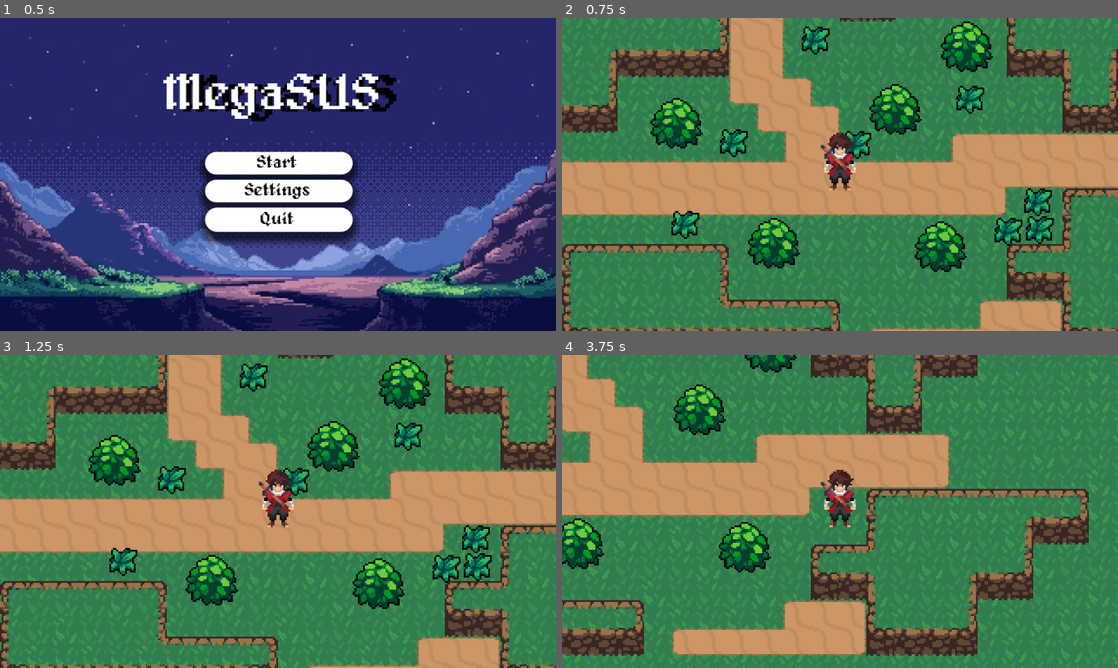
Above: before the commit, frames 1-4 (two rows, left to right).
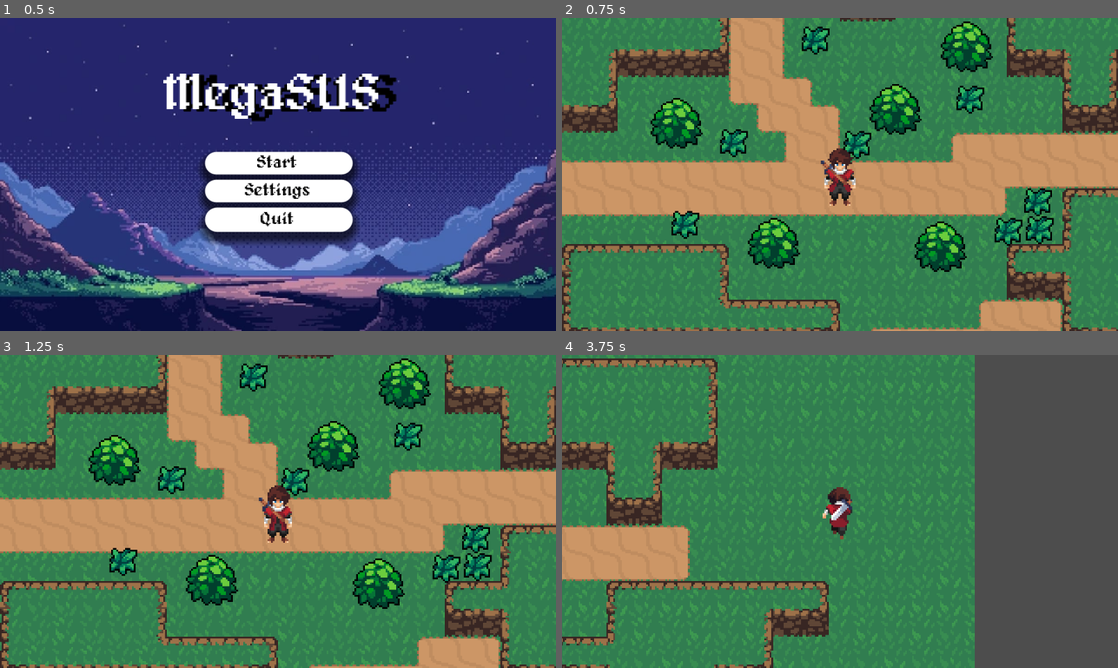
Above: after the commit, the same moments.

Repository: MisterBaiter/bobabobek
Game: Godot game, scene res://menu.tscn
The game is run twice, just before and just after one commit, with the same random seed, the same clock (stepped at 60 frames per second) and the same inputs.
Inputs (mouse positions are in pixels of both pictures, inside the frame that each line leads up to):
- Up to frame 1 (0.5 s): no input
- Up to frame 2 (0.75 s): click "Start" at 0.5 s
- Up to frame 3 (1.25 s): no input
- Up to frame 4 (3.75 s): move the mouse to (962, 495) at 1.27 s; hold Right (ui_right) 1.28-2.03 s; click (962, 495) at 1.35 s; move the mouse to (728, 527) at 2.02 s; hold Down (ui_down) 2.03-2.78 s; click (728, 527) at 2.1 s; move the mouse to (895, 442) at 2.77 s; hold Right (ui_right) 2.78-3.53 s; click (895, 442) at 2.85 s; move the mouse to (812, 574) at 3.52 s; hold Up (ui_up) from 3.53 s (still down); click (812, 574) at 3.6 s

Frame 1 is identical in both runs. In frame 2, 1.0% of the frame differs, in the area x 46-53%, y 36-60%; in frame 3, 1.0%; in frame 4, 68%, in the area x 0-100%, y 0-100%.

Commit message:
Animace postavy hotovo

Diff:
--- a/Player/srac.gd
+++ b/Player/srac.gd
@@ -1,54 +1,111 @@
 extends CharacterBody2D
 
-@export var speed = 130
-@onready var animationPlayer = $AnimationPlayer #Za předpokladu, že nemám AnimationTree??
-@onready var sprite = $Sprite2D
-var last_direction := "Down"
-var is_attacking := false
+@onready var animated_sprite = $AnimatedSprite2D
+
+#jména animací a možnosti animace
+enum Direction { DOWN, UP, LEFT, RIGHT }
+var current_direction: Direction = Direction.DOWN
+var is_moving: bool = false
+var is_attacking: bool = false
+
+var speed: int =  175
 var attack_cooldown := 0.3
 var attack_timer := 0.0
 
-func _onready():
+# při spuštění:
+func _ready():
 	$Camera2D.make_current()
+	setup_animations()
 
+func setup_animations():
+	# Vytvoří SpriteFrame jako jendotku
+	var sprite_frames = SpriteFrames.new()
+	sprite_frames.clear_all()
 
-func get_input():
-	if is_attacking:  # Lock movement during attack
-		return
-	var input_direction = Input.get_vector("ui_left", "ui_right", "ui_up", "ui_down")
+	#Vytvoření všech animačních možností pro IDLE
+	setup_directional_animation(sprite_frames, "idle_down", preload("res://Player/postava_nova/IDLE/idle_down.png"), 8, 0.5)
+	setup_directional_animation(sprite_frames, "idle_left", preload("res://Player/postava_nova/IDLE/idle_left.png"), 8, 0.5)
+	setup_directional_animation(sprite_frames, "idle_right", preload("res://Player/postava_nova/IDLE/idle_right.png"), 8, 0.5)
+	setup_directional_animation(sprite_frames, "idle_up", preload("res://Player/postava_nova/IDLE/idle_up.png"), 8, 0.5)
+
+	#Vytvoření všech animačních možností pro RUN
+	setup_directional_animation(sprite_frames, "run_down", preload("res://Player/postava_nova/RUN/run_down.png"), 8, 0.5)
+	setup_directional_animation(sprite_frames, "run_left", preload("res://Player/postava_nova/RUN/run_left.png"), 8, 0.5)
+	setup_directional_animation(sprite_frames, "run_right", preload("res://Player/postava_nova/RUN/run_right.png"), 8, 0.5)
+	setup_directional_animation(sprite_frames, "run_up", preload("res://Player/postava_nova/RUN/run_up.png"), 8, 0.5)
+
+	animated_sprite.sprite_frames = sprite_frames
+	animated_sprite.play("idle_down") #default animace idle down
+
+func setup_directional_animation(sprite_frames: SpriteFrames, anim_name: String, sprite_sheet: Texture2D, frame_count: int, frame_duration: float):
+	sprite_frames.add_animation(anim_name)
+
+	#počítání velikosti framů
+	var frame_width = sprite_sheet.get_width() / frame_count
+	var frame_height = sprite_sheet.get_height()
+
+	#  vytváření framů
+	for i in range(frame_count):
+		var atlas = AtlasTexture.new()
+		atlas.atlas = sprite_sheet
+		atlas.region = Rect2(i * frame_width, 0, frame_width, frame_height)
+		sprite_frames.add_frame(anim_name, atlas, frame_duration)
+
+func _physics_process(delta):
+	# Input směru
+	var input_direction = Vector2.ZERO
+	input_direction.x = Input.get_axis("ui_left", "ui_right")
+	input_direction.y = Input.get_axis("ui_up", "ui_down")
+
+	if input_direction.length() > 0:
+		input_direction = input_direction.normalized()
+
 	velocity = input_direction * speed
 
-# Play animations based on movement
-	if input_direction != Vector2.ZERO:
+	update_animation(input_direction)
+
+	# pohyb postavy
+	move_and_slide()
+
+func update_animation(input_direction: Vector2):
+	# Determine direction
+	var new_direction = current_direction
+	var new_is_moving = input_direction.length() > 0
+
+	if new_is_moving:
+		# Prioritize horizontal movement for left/right, otherwise use vertical
 		if abs(input_direction.x) > abs(input_direction.y):
-			if input_direction.x > 0:
-				animationPlayer.play("Run_Right")
-				last_direction = "Right"
-			else:
-				animationPlayer.play("Run_Left")
-				last_direction = "Left"
+			new_direction = Direction.RIGHT if input_direction.x > 0 else Direction.LEFT
 		else:
-			if input_direction.y > 0:
-				animationPlayer.play("Run_Down")
-				last_direction = "Down"
-			else:
-				animationPlayer.play("Run_Up")
-				last_direction = "Up"
+			new_direction = Direction.DOWN if input_direction.y > 0 else Direction.UP
+
+	# pokus se změní směr updatuje animaci
+	if new_direction != current_direction or new_is_moving != is_moving:
+		current_direction = new_direction
+		is_moving = new_is_moving
+		play_current_animation()
+
+func play_current_animation():
+	var animation_name = ""
+	var direction_name = ""
+
+	# Směr do stringu
+	match current_direction:
+		Direction.DOWN:
+			direction_name = "down"
+		Direction.UP:
+			direction_name = "up"
+		Direction.LEFT:
+			direction_name = "left"
+		Direction.RIGHT:
+			direction_name = "right"
+
+	# vybere animaci na základě směru a akce
+	if is_moving:
+		animation_name = "run_" + direction_name  # Changed from "walk_" to "run_" to match your animations
 	else:
-		animationPlayer.play("idle_" + last_direction)
+		animation_name = "idle_" + direction_name
 
- # Attack input
-	if Input.is_action_just_pressed("ui_attack"):  # Add this action in Project Settings
-		is_attacking = true
-		attack_timer = attack_cooldown
-		animationPlayer.play("Attack_" + last_direction)
-
-func _physics_process(delta):
-	if is_attacking:
-		attack_timer -= delta
-		if attack_timer <= 0:
-			is_attacking = false
-			animationPlayer.play("idle_" + last_direction)  # Return to idle
-		return  # Skip movement during attack
-	get_input()
-	move_and_slide()
+	# přehraje animaci
+	if animated_sprite.sprite_frames.has_animation(animation_name):
+		animated_sprite.play(animation_name)
--- a/Player/srac.tscn
+++ b/Player/srac.tscn
@@ -1,65 +1,22 @@
-[gd_scene load_steps=7 format=3 uid="uid://blpu2mcwrnrol"]
+[gd_scene load_steps=4 format=3 uid="uid://blpu2mcwrnrol"]
 
 [ext_resource type="Script" uid="uid://hwqpgiopcuce" path="res://Player/srac.gd" id="1_o34jw"]
-[ext_resource type="Texture2D" uid="uid://c65f3t2mv2opx" path="res://Player/postava_nova/IDLE/idle_down.png" id="2_o34jw"]
 
 [sub_resource type="CapsuleShape2D" id="CapsuleShape2D_bcbcq"]
 radius = 4.0
 height = 14.0
 
-[sub_resource type="Animation" id="Animation_6hp23"]
-length = 0.001
-tracks/0/type = "value"
-tracks/0/imported = false
-tracks/0/enabled = true
-tracks/0/path = NodePath("Sprite2D:frame")
-tracks/0/interp = 1
-tracks/0/loop_wrap = true
-tracks/0/keys = {
-"times": PackedFloat32Array(0),
-"transitions": PackedFloat32Array(1),
-"update": 1,
-"values": [1]
-}
+[sub_resource type="SpriteFrames" id="SpriteFrames_flunq"]
 
-[sub_resource type="Animation" id="Animation_o34jw"]
-resource_name = "idle_down"
-loop_mode = 1
-step = 0.125
-tracks/0/type = "value"
-tracks/0/imported = false
-tracks/0/enabled = true
-tracks/0/path = NodePath("Sprite2D:frame")
-tracks/0/interp = 1
-tracks/0/loop_wrap = true
-tracks/0/keys = {
-"times": PackedFloat32Array(0, 0.125, 0.25, 0.375, 0.5, 0.625, 0.75, 0.875),
-"transitions": PackedFloat32Array(1, 1, 1, 1, 1, 1, 1, 1),
-"update": 1,
-"values": [0, 1, 2, 3, 4, 5, 6, 7]
-}
-
-[sub_resource type="AnimationLibrary" id="AnimationLibrary_6hp23"]
-_data = {
-&"RESET": SubResource("Animation_6hp23"),
-&"idle_down": SubResource("Animation_o34jw")
-}
-
-[node name="Srac" type="CharacterBody2D"]
+[node name="Player" type="CharacterBody2D"]
 script = ExtResource("1_o34jw")
 
-[node name="Sprite2D" type="Sprite2D" parent="."]
-position = Vector2(0, -9)
-texture = ExtResource("2_o34jw")
-hframes = 8
-frame = 1
+[node name="Camera2D" type="Camera2D" parent="."]
 
 [node name="CollisionShape2D" type="CollisionShape2D" parent="."]
 position = Vector2(0, 1)
 rotation = 1.5708
 shape = SubResource("CapsuleShape2D_bcbcq")
 
-[node name="AnimationPlayer" type="AnimationPlayer" parent="."]
-libraries = {
-&"": SubResource("AnimationLibrary_6hp23")
-}
+[node name="AnimatedSprite2D" type="AnimatedSprite2D" parent="."]
+sprite_frames = SubResource("SpriteFrames_flunq")
--- a/World.tscn
+++ b/World.tscn
@@ -881,8 +881,6 @@
 [node name="Srac" parent="Ovrwrld" instance=ExtResource("2_2dftf")]
 position = Vector2(160, 88)
 
-[node name="Camera2D" type="Camera2D" parent="Ovrwrld/Srac"]
-
 [node name="Bushes" type="Node2D" parent="Ovrwrld"]
 y_sort_enabled = true
 
